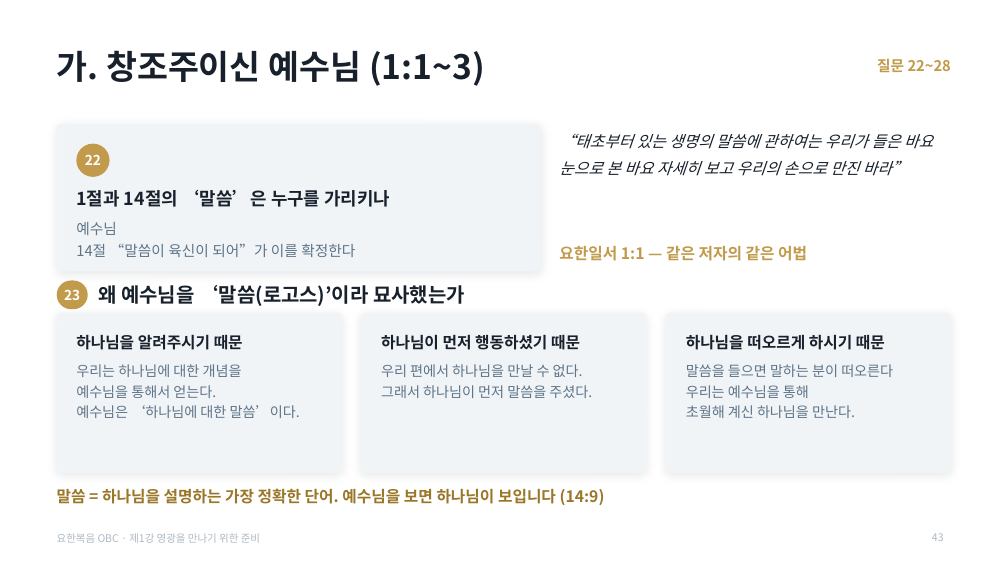
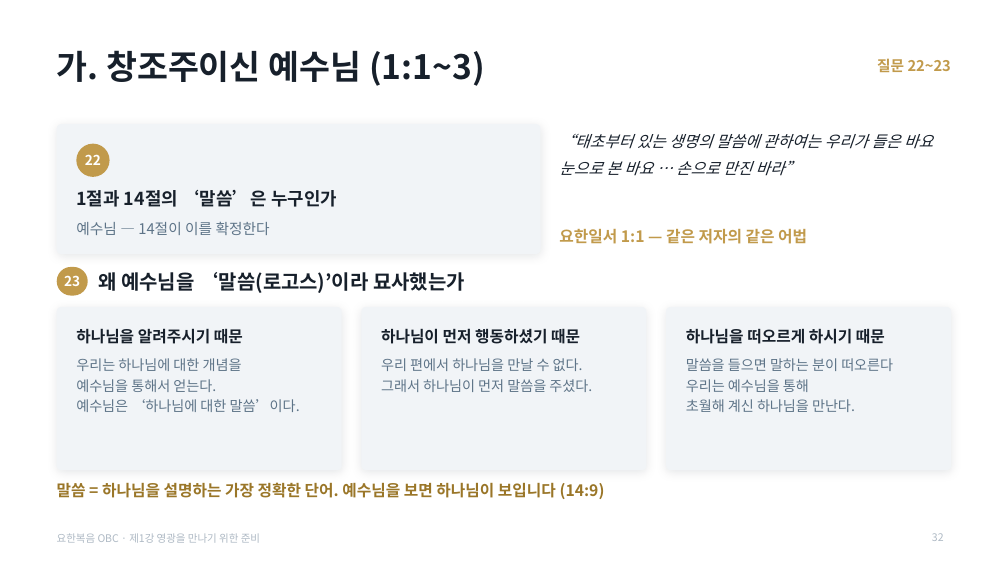
Before and after one commit to mio-modu/bible_GospelofJohn, a slide deck: slide 32 of dist/요한복음_1강_영광을_만나기_위한_준비.pptx (slide 43 before the commit). Drawn at 1008x567 pixels with LibreOffice and Linux fonts; fonts in the diff are those of the drawing. Boxes give left, top, right and bottom in pixels: in the first picture for what was removed or moved away, otherwise in the second. Text is boxed around its words. In the diff, an @@ line names an element or a change of style, - is before the commit and + after.

```diff
--- a/dist/요한복음_1강_영광을_만나기_위한_준비.pptx
+++ b/dist/요한복음_1강_영광을_만나기_위한_준비.pptx
@@ text at bbox=[877, 58, 951, 72]: text changed @@
-질문 22~28
+질문 22~23
@@ rounded rectangle: place and size @@
-rounded rectangle at bbox=[57, 124, 541, 271]
+rounded rectangle at bbox=[57, 124, 541, 254]
@@ rounded rectangle at bbox=[57, 124, 541, 254]: proportions changed @@
@@ text at bbox=[559, 134, 933, 176]: text changed @@
-“태초부터 있는 생명의 말씀에 관하여는 우리가 들은 바요 눈으로 본 바요 자세히 보고 우리의 손으로 만진 바라”
+“태초부터 있는 생명의 말씀에 관하여는 우리가 들은 바요 눈으로 본 바요 … 손으로 만진 바라”
@@ text at bbox=[76, 190, 337, 207]: text changed @@
-1절과 14절의 ‘말씀’은 누구를 가리키나
+1절과 14절의 ‘말씀’은 누구인가
@@ text at bbox=[76, 222, 270, 235]: text changed @@
-예수님
-14절 “말씀이 육신이 되어”가 이를 확정한다
+예수님 — 14절이 이를 확정한다
@@ 3 texts, 1 rounded rectangle: place and size @@
-3 texts, 1 rounded rectangle at bbox=[57, 246, 807, 309]
+3 texts, 1 rounded rectangle at bbox=[57, 229, 807, 296]
@@ 7 texts, 3 rounded rectangles: place and size @@
-7 texts, 3 rounded rectangles at bbox=[57, 313, 951, 505]
+7 texts, 3 rounded rectangles at bbox=[57, 307, 951, 499]
@@ page number at bbox=[932, 533, 944, 541]: text changed @@
-43
+32
```
Also in this commit, not shown: 27 other slides changed, 16 slides removed, 8 other files.
